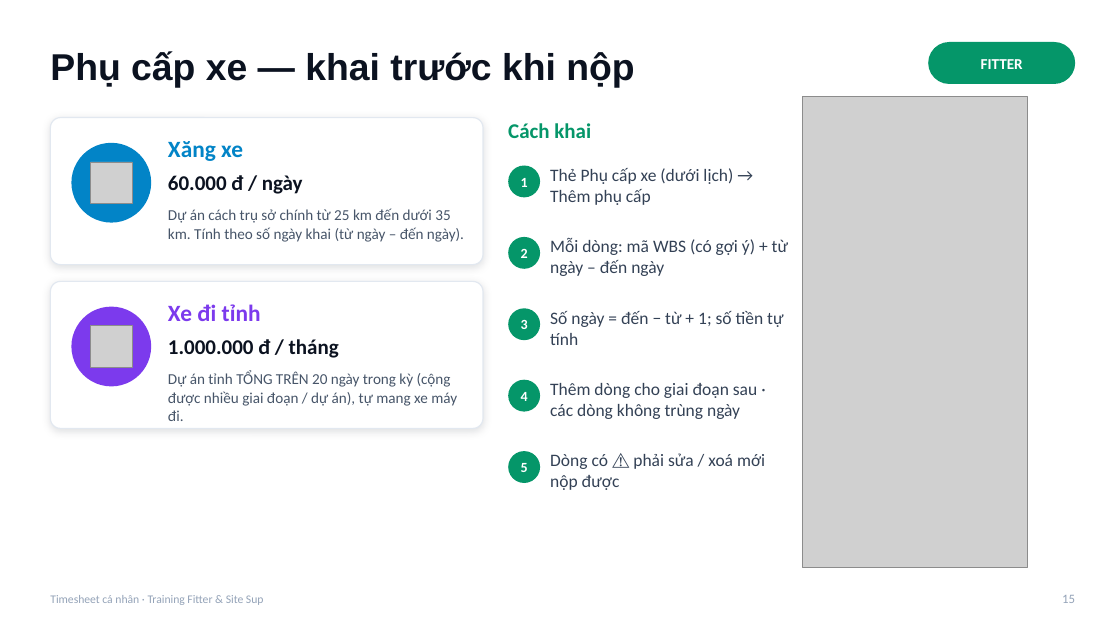
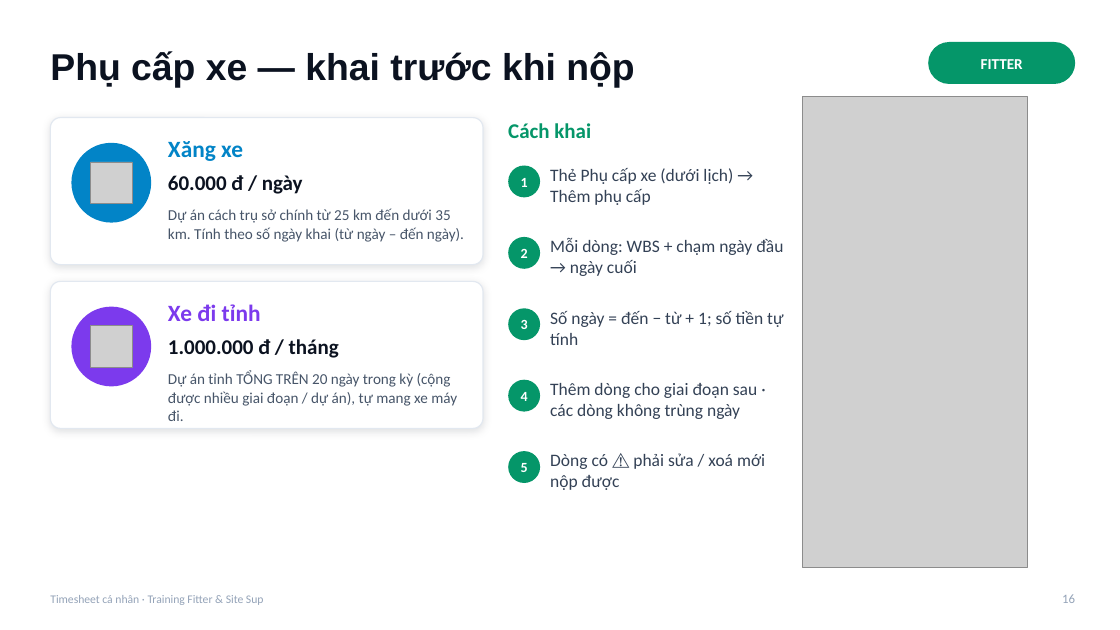
Before and after one commit to xaxa9ztb/TrackingTS, a slide deck: slide 16 of docs/Training-Timesheet-Fitter-GiamSat.pptx (slide 15 before the commit). Drawn at 1120x630 pixels with LibreOffice and Linux fonts; fonts in the diff are those of the drawing; grey boxes stand for pictures. Boxes give left, top, right and bottom in pixels: in the first picture for what was removed or moved away, otherwise in the second. Text is boxed around its words. In the diff, an @@ line names an element or a change of style, - is before the commit and + after.

```diff
--- a/docs/Training-Timesheet-Fitter-GiamSat.pptx
+++ b/docs/Training-Timesheet-Fitter-GiamSat.pptx
@@ text at box(550, 238, 783, 276): text changed @@
-Mỗi dòng: mã WBS (có gợi ý) + từ ngày – đến ngày
+Mỗi dòng: WBS + chạm ngày đầu → ngày cuối
```
Also in this commit, not shown: 2 other slides changed, 1 slide added, 18 other files.
